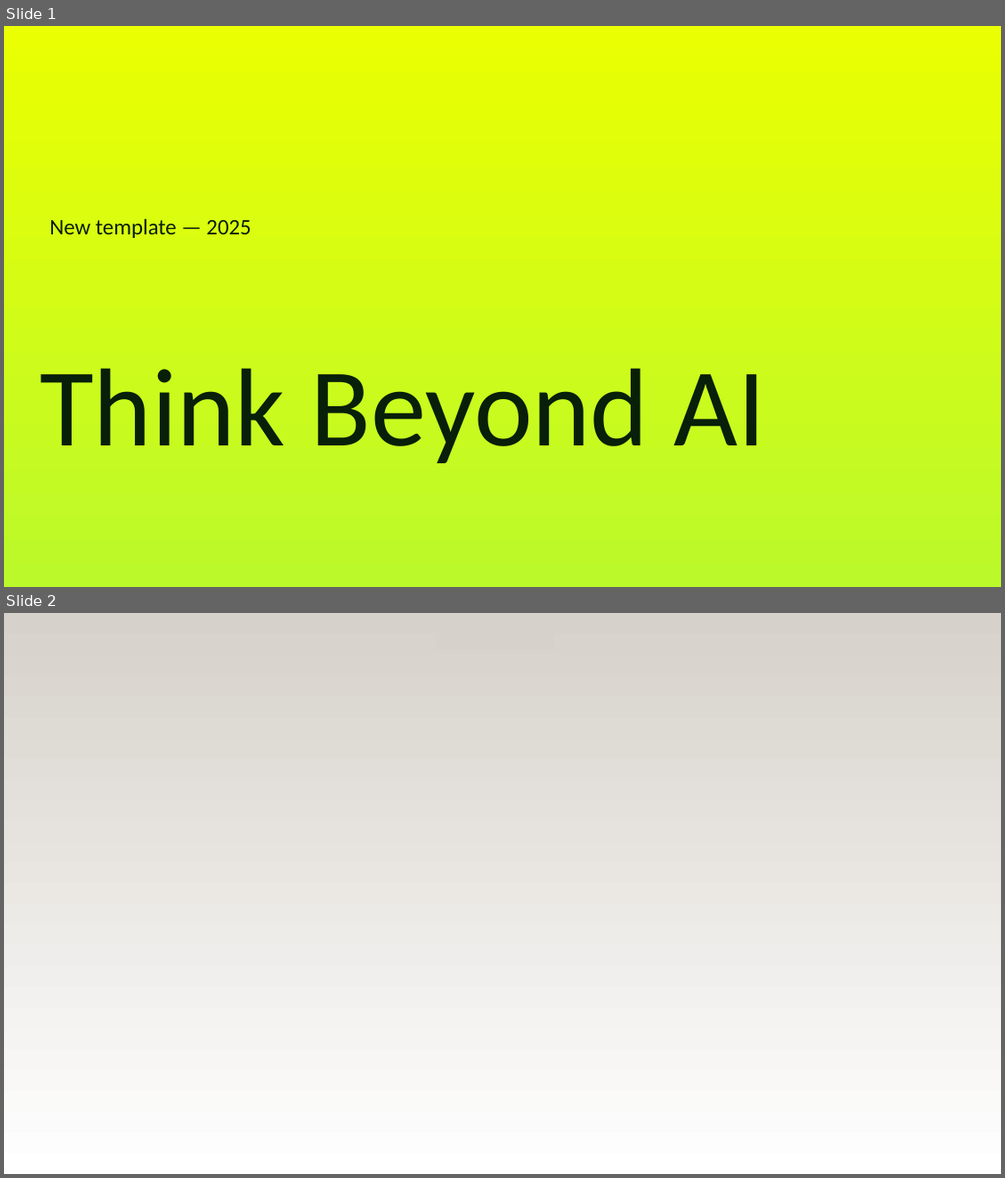
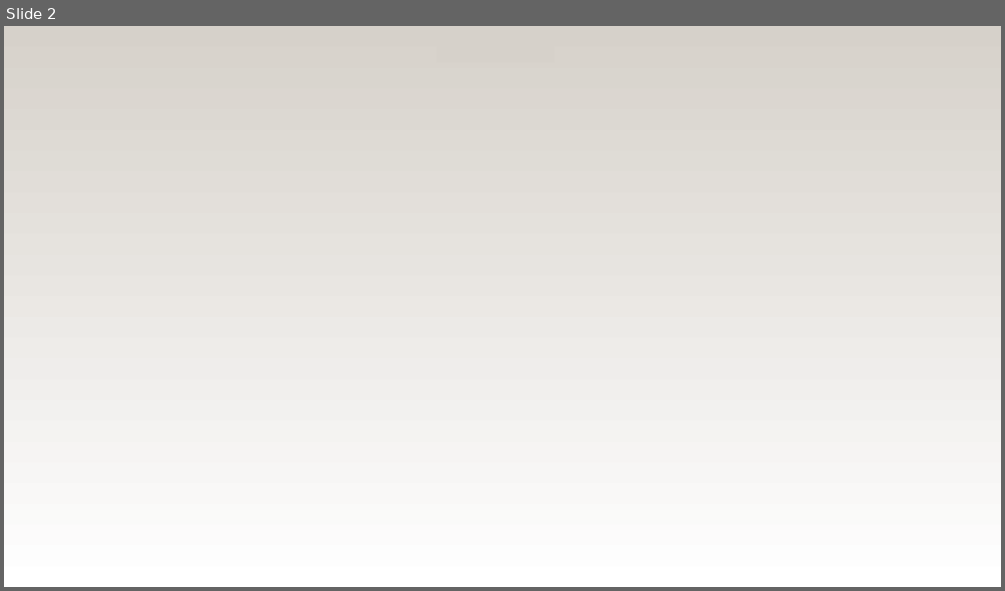
Before and after one commit to duytran-git/proposal-assistant, a slide deck: template/Renessai basic template 10_2025.pptx. Shown one above the other, each under a label of ours: slides 1 and 2 before the commit, slide 2 after it. The pictures are 1005x1178 and 1005x591 pixels, drawn with LibreOffice and Linux fonts; fonts in the diff are those of the drawing; background and template pictures are left out. Boxes give left, top, right and bottom in pixels: in the first picture for what was removed or moved away, otherwise in the second. Text is boxed around its words. In the diff, an @@ line names an element or a change of style, - is before the commit and + after.

```diff
--- a/template/Renessai basic template 10_2025.pptx
+++ b/template/Renessai basic template 10_2025.pptx
@@ slide 1 removed at <box>4,26,1001,587</box>, background picture (left out) @@
@@ subtitle removed at <box>49,218,251,238</box> @@
-New template — 2025
@@ title removed at <box>40,368,765,463</box> @@
-Think Beyond AI
```
Also in this commit, not shown: 8 slides added, 1 other slide removed, 18 other files.
